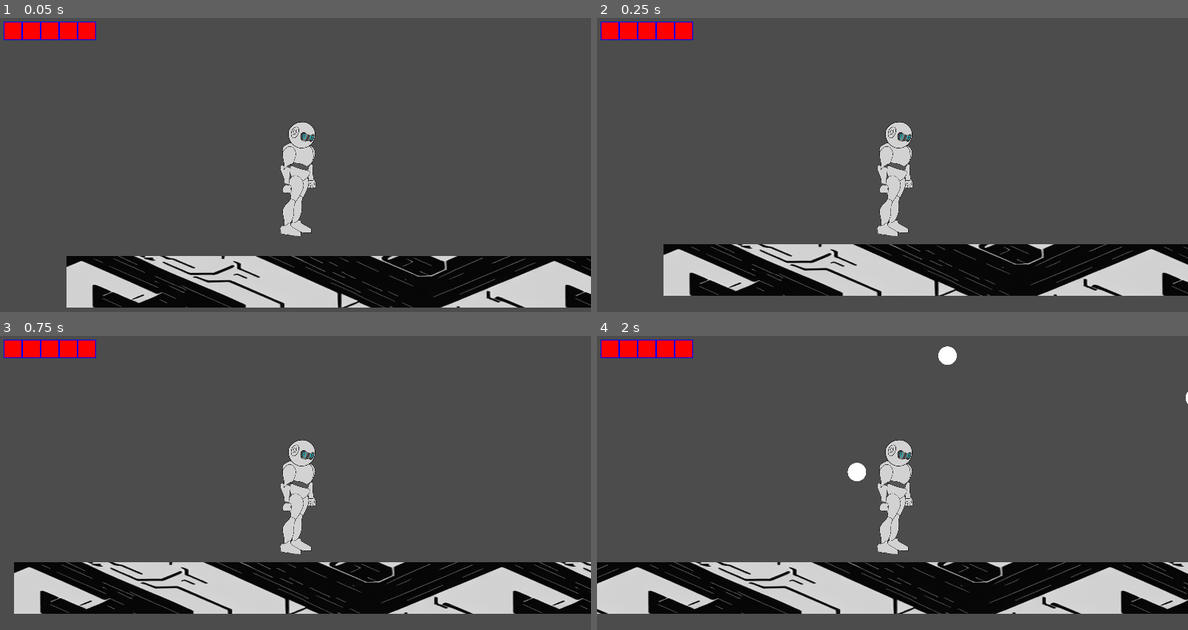
Above: before the commit, frames 1-4 (two rows, left to right).
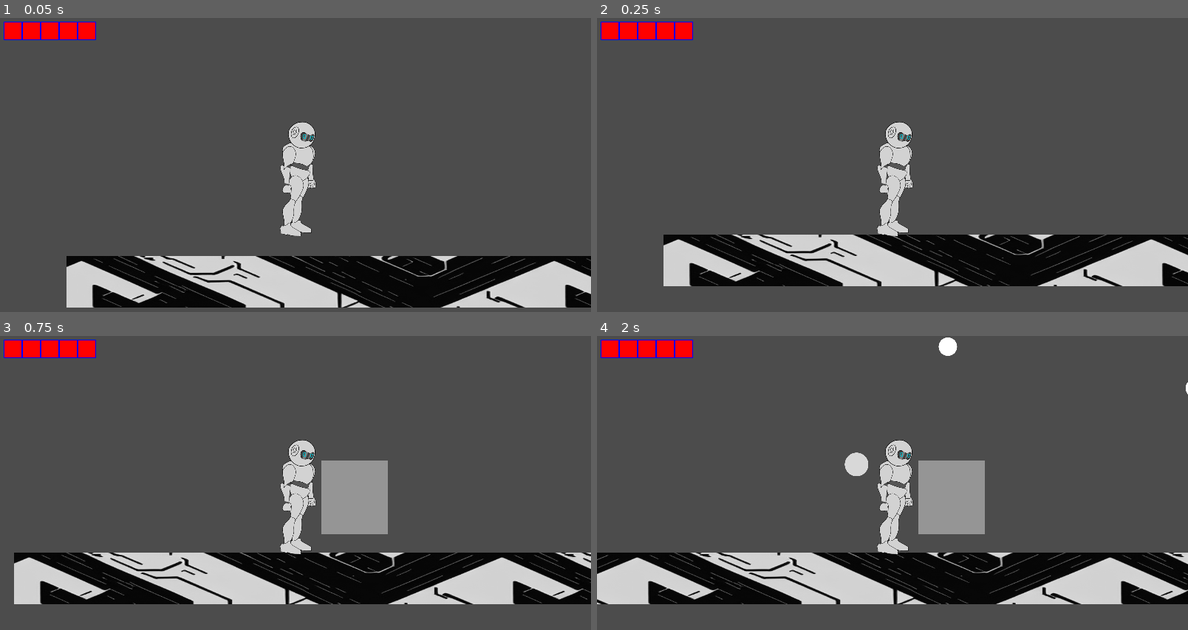
Above: after the commit, the same moments.

Repository: KurzweilTV/AssemblyJam
Game: Godot game, scene res://Test/TestRoom.tscn
Same seed, same stepped clock (60 frames per second), same inputs: the game is played once before the commit and once after it.
Inputs:
- Up to frame 1 (0.05 s): no input
- Up to frame 2 (0.25 s): no input
- Up to frame 3 (0.75 s): tap Enter (ui_accept) at 0.5 s; hold Right (ui_right) from 0.53 s (still down); hold Enter (ui_accept) from 0.53 s (still down)
- Up to frame 4 (2 s): keep holding Right (ui_right); release Enter (ui_accept) at 1.28 s; tap Enter (ui_accept) at 1.35, 1.52, 1.82 s

Frame 1 is identical in both runs. In frame 2, 9.9% of the frame differs, in the area x 11-100%, y 73-95%; in frame 3, 14%; in frame 4, 15%, in the area x 0-100%, y 0-95%.

Commit message:
added first attack + directional player flipping

Diff:
--- a/Enemies/HitBox.gd
+++ b/Enemies/HitBox.gd
@@ -1,15 +1,13 @@
 extends Area2D
-
-var parent = owner as Enemy
 
 
 func _on_HitBox_body_entered(body):
 	assert(body.has_meta("damage"))
-	parent.get_damaged(body.get_meta("damage"))
+	get_parent().get_damaged(body.get_meta("damage"))
 	pass # Replace with function body.
 
 
 func _on_HitBox_area_entered(area):
 	assert(area.has_meta("damage"))
-	parent.get_damaged(area.get_meta("damage"))
+	get_parent().get_damaged(area.get_meta("damage"))
 	pass # Replace with function body.
--- /dev/null
+++ b/Player/HurtBox.gd
@@ -0,0 +1,23 @@
+extends Area2D
+
+
+
+
+func _ready():
+	set_meta("damage",2.0)
+
+
+func swing():
+	if visible:
+		return
+	visible = true
+	get_parent().flipLock = true
+	$CollisionShape2D.set_deferred("disabled",false)
+	$SwingTimer.start()
+	pass
+
+func _on_SwingTimer_timeout():
+	visible = false
+	get_parent().flipLock = false
+	$CollisionShape2D.set_deferred("disabled",true)
+	pass # Replace with function body.
--- a/Player/Player.gd
+++ b/Player/Player.gd
@@ -2,7 +2,25 @@
 
 class_name Player
 
+var flipLock = false # prevents player from flipping when moving
 
 func _ready():
 	GlobalPlayer.set_controller(self)
 	pass
+
+func _process(delta):
+	print(scale)
+	if !flipLock:
+		var direction = int(Input.is_action_pressed("ui_right")) - int(Input.is_action_pressed("ui_left"))
+		if direction !=0:
+			$HurtBox.scale.x = direction
+			$IKPlayer.scale.x = direction
+
+
+
+	pass
+
+
+func _input(event):
+	if event.is_action_pressed("ui_accept"):
+		$HurtBox.swing()
--- a/Player/Player.tscn
+++ b/Player/Player.tscn
@@ -25,10 +25,11 @@
 [ext_resource path="res://Player/Art/ROBO_0000s_0009_LEFT-LOWER-LEG-.png" type="Texture" id=23]
 [ext_resource path="res://Player/Art/ROBO_0000s_0012_LEFT-LOWER-ARM-.png" type="Texture" id=24]
 [ext_resource path="res://UI/UI.tscn" type="PackedScene" id=25]
+[ext_resource path="res://Player/HurtBox.gd" type="Script" id=26]
 
 [sub_resource type="CapsuleShape2D" id=1]
-radius = 30.0
-height = 192.0
+radius = 33.0
+height = 190.0
 
 [sub_resource type="Animation" id=2]
 length = 0.001
@@ -63,7 +64,7 @@
 "times": PoolRealArray( 0 )
 }
 tracks/3/type = "bezier"
-tracks/3/path = NodePath("IKPlayer:scale:x")
+tracks/3/path = NodePath("IKPlayer/hip:position:x")
 tracks/3/interp = 1
 tracks/3/loop_wrap = true
 tracks/3/imported = false
@@ -73,67 +74,75 @@
 "times": PoolRealArray( 0 )
 }
 tracks/4/type = "bezier"
-tracks/4/path = NodePath("IKPlayer:scale:y")
+tracks/4/path = NodePath("IKPlayer/hip:position:y")
 tracks/4/interp = 1
 tracks/4/loop_wrap = true
 tracks/4/imported = false
 tracks/4/enabled = true
 tracks/4/keys = {
-"points": PoolRealArray( 1, -0.25, 0, 0.25, 0 ),
+"points": PoolRealArray( -4, -0.25, 0, 0.25, 0 ),
 "times": PoolRealArray( 0 )
 }
 tracks/5/type = "bezier"
-tracks/5/path = NodePath("IKPlayer/hip:position:x")
+tracks/5/path = NodePath("IKPlayer/hip:rotation_degrees")
 tracks/5/interp = 1
 tracks/5/loop_wrap = true
 tracks/5/imported = false
 tracks/5/enabled = true
 tracks/5/keys = {
-"points": PoolRealArray( 1, -0.25, 0, 0.25, 0 ),
+"points": PoolRealArray( 0, -0.25, 0, 0.25, 0 ),
 "times": PoolRealArray( 0 )
 }
-tracks/6/type = "bezier"
-tracks/6/path = NodePath("IKPlayer/hip:position:y")
+tracks/6/type = "value"
+tracks/6/path = NodePath("IKPlayer/hip/torso/arm_r/arm_r_lower:rotation_degrees")
 tracks/6/interp = 1
 tracks/6/loop_wrap = true
 tracks/6/imported = false
 tracks/6/enabled = true
 tracks/6/keys = {
-"points": PoolRealArray( -4, -0.25, 0, 0.25, 0 ),
-"times": PoolRealArray( 0 )
-}
-tracks/7/type = "bezier"
-tracks/7/path = NodePath("IKPlayer/hip:rotation_degrees")
+"times": PoolRealArray( 0 ),
+"transitions": PoolRealArray( 1 ),
+"update": 0,
+"values": [ 70.2001 ]
+}
+tracks/7/type = "value"
+tracks/7/path = NodePath("IKPlayer/hip/torso/arm_r:rotation_degrees")
 tracks/7/interp = 1
 tracks/7/loop_wrap = true
 tracks/7/imported = false
 tracks/7/enabled = true
 tracks/7/keys = {
-"points": PoolRealArray( 0, -0.25, 0, 0.25, 0 ),
-"times": PoolRealArray( 0 )
-}
-tracks/8/type = "bezier"
-tracks/8/path = NodePath("IKPlayer/hip:scale:x")
+"times": PoolRealArray( 0 ),
+"transitions": PoolRealArray( 1 ),
+"update": 0,
+"values": [ -23.8891 ]
+}
+tracks/8/type = "value"
+tracks/8/path = NodePath("IKPlayer/hip/leg_l/leg_l_lower:rotation_degrees")
 tracks/8/interp = 1
 tracks/8/loop_wrap = true
 tracks/8/imported = false
 tracks/8/enabled = true
 tracks/8/keys = {
-"points": PoolRealArray( 0.5, -0.25, 0, 0.25, 0 ),
-"times": PoolRealArray( 0 )
-}
-tracks/9/type = "bezier"
-tracks/9/path = NodePath("IKPlayer/hip:scale:y")
+"times": PoolRealArray( 0 ),
+"transitions": PoolRealArray( 1 ),
+"update": 0,
+"values": [ -9.86418 ]
+}
+tracks/9/type = "value"
+tracks/9/path = NodePath("IKPlayer/hip/leg_l:rotation_degrees")
 tracks/9/interp = 1
 tracks/9/loop_wrap = true
 tracks/9/imported = false
 tracks/9/enabled = true
 tracks/9/keys = {
-"points": PoolRealArray( 0.5, -0.25, 0, 0.25, 0 ),
-"times": PoolRealArray( 0 )
+"times": PoolRealArray( 0 ),
+"transitions": PoolRealArray( 1 ),
+"update": 0,
+"values": [ -352.337 ]
 }
 tracks/10/type = "value"
-tracks/10/path = NodePath("IKPlayer/hip/torso/arm_r/arm_r_lower:rotation_degrees")
+tracks/10/path = NodePath("IKPlayer/hip/leg_l/leg_l_lower/foot_l:rotation_degrees")
 tracks/10/interp = 1
 tracks/10/loop_wrap = true
 tracks/10/imported = false
@@ -142,10 +151,10 @@
 "times": PoolRealArray( 0 ),
 "transitions": PoolRealArray( 1 ),
 "update": 0,
-"values": [ 70.2001 ]
+"values": [ 5.80072 ]
 }
 tracks/11/type = "value"
-tracks/11/path = NodePath("IKPlayer/hip/torso/arm_r:rotation_degrees")
+tracks/11/path = NodePath("IKPlayer/hip/leg_l/leg_l_lower/foot_l/end:rotation_degrees")
 tracks/11/interp = 1
 tracks/11/loop_wrap = true
 tracks/11/imported = false
@@ -154,10 +163,10 @@
 "times": PoolRealArray( 0 ),
 "transitions": PoolRealArray( 1 ),
 "update": 0,
-"values": [ -23.8891 ]
+"values": [ 0.0 ]
 }
 tracks/12/type = "value"
-tracks/12/path = NodePath("IKPlayer/hip/leg_l/leg_l_lower:rotation_degrees")
+tracks/12/path = NodePath("IKPlayer/hip/leg_r:rotation_degrees")
 tracks/12/interp = 1
 tracks/12/loop_wrap = true
 tracks/12/imported = false
@@ -166,10 +175,10 @@
 "times": PoolRealArray( 0 ),
 "transitions": PoolRealArray( 1 ),
 "update": 0,
-"values": [ -9.86418 ]
+"values": [ -12.8735 ]
 }
 tracks/13/type = "value"
-tracks/13/path = NodePath("IKPlayer/hip/leg_l:rotation_degrees")
+tracks/13/path = NodePath("IKPlayer/hip/torso/arm_r/arm_r_lower/hand_r:rotation_degrees")
 tracks/13/interp = 1
 tracks/13/loop_wrap = true
 tracks/13/imported = false
@@ -178,10 +187,10 @@
 "times": PoolRealArray( 0 ),
 "transitions": PoolRealArray( 1 ),
 "update": 0,
-"values": [ -352.337 ]
+"values": [ 6.31713 ]
 }
 tracks/14/type = "value"
-tracks/14/path = NodePath("IKPlayer/hip/leg_l/leg_l_lower/foot_l:rotation_degrees")
+tracks/14/path = NodePath("IKPlayer/hip/leg_r/leg_r_lower/foot_r:rotation_degrees")
 tracks/14/interp = 1
 tracks/14/loop_wrap = true
 tracks/14/imported = false
@@ -190,10 +199,10 @@
 "times": PoolRealArray( 0 ),
 "transitions": PoolRealArray( 1 ),
 "update": 0,
-"values": [ 5.80072 ]
+"values": [ 11.7607 ]
 }
 tracks/15/type = "value"
-tracks/15/path = NodePath("IKPlayer/hip/leg_l/leg_l_lower/foot_l/end:rotation_degrees")
+tracks/15/path = NodePath("IKPlayer/hip/leg_r/leg_r_lower:rotation_degrees")
 tracks/15/interp = 1
 tracks/15/loop_wrap = true
 tracks/15/imported = false
@@ -202,10 +211,10 @@
 "times": PoolRealArray( 0 ),
 "transitions": PoolRealArray( 1 ),
 "update": 0,
-"values": [ 0.0 ]
+"values": [ 5.87606 ]
 }
 tracks/16/type = "value"
-tracks/16/path = NodePath("IKPlayer/hip/leg_r:rotation_degrees")
+tracks/16/path = NodePath("IKPlayer/hip/torso/arm_r/arm_r_lower/hand_r/end:rotation_degrees")
 tracks/16/interp = 1
 tracks/16/loop_wrap = true
 tracks/16/imported = false
@@ -214,10 +223,10 @@
 "times": PoolRealArray( 0 ),
 "transitions": PoolRealArray( 1 ),
 "update": 0,
-"values": [ -12.8735 ]
+"values": [ 0.0 ]
 }
 tracks/17/type = "value"
-tracks/17/path = NodePath("IKPlayer/hip/torso/arm_r/arm_r_lower/hand_r:rotation_degrees")
+tracks/17/path = NodePath("IKPlayer/hip/torso/arm_l/arm_l_lower/hand_l/end:rotation_degrees")
 tracks/17/interp = 1
 tracks/17/loop_wrap = true
 tracks/17/imported = false
@@ -226,10 +235,10 @@
 "times": PoolRealArray( 0 ),
 "transitions": PoolRealArray( 1 ),
 "update": 0,
-"values": [ 6.31713 ]
+"values": [ 0.0 ]
 }
 tracks/18/type = "value"
-tracks/18/path = NodePath("IKPlayer/hip/leg_r/leg_r_lower/foot_r:rotation_degrees")
+tracks/18/path = NodePath("IKPlayer/hip/torso/arm_l/arm_l_lower/hand_l:rotation_degrees")
 tracks/18/interp = 1
 tracks/18/loop_wrap = true
 tracks/18/imported = false
@@ -238,10 +247,10 @@
 "times": PoolRealArray( 0 ),
 "transitions": PoolRealArray( 1 ),
 "update": 0,
-"values": [ 11.7607 ]
+"values": [ 7.67527 ]
 }
 tracks/19/type = "value"
-tracks/19/path = NodePath("IKPlayer/hip/leg_r/leg_r_lower:rotation_degrees")
+tracks/19/path = NodePath("IKPlayer/hip/torso/arm_l/arm_l_lower:rotation_degrees")
 tracks/19/interp = 1
 tracks/19/loop_wrap = true
 tracks/19/imported = false
@@ -250,10 +259,10 @@
 "times": PoolRealArray( 0 ),
 "transitions": PoolRealArray( 1 ),
 "update": 0,
-"values": [ 5.87606 ]
+"values": [ 5.6984 ]
 }
 tracks/20/type = "value"
-tracks/20/path = NodePath("IKPlayer/hip/torso/arm_r/arm_r_lower/hand_r/end:rotation_degrees")
+tracks/20/path = NodePath("IKPlayer/hip/torso/arm_l:rotation_degrees")
 tracks/20/interp = 1
 tracks/20/loop_wrap = true
 tracks/20/imported = false
@@ -262,10 +271,10 @@
 "times": PoolRealArray( 0 ),
 "transitions": PoolRealArray( 1 ),
 "update": 0,
-"values": [ 0.0 ]
+"values": [ 2.33172 ]
 }
 tracks/21/type = "value"
-tracks/21/path = NodePath("IKPlayer/hip/torso/arm_l/arm_l_lower/hand_l/end:rotation_degrees")
+tracks/21/path = NodePath("IKPlayer/hip/torso:rotation_degrees")
 tracks/21/interp = 1
 tracks/21/loop_wrap = true
 tracks/21/imported = false
@@ -277,7 +286,7 @@
 "values": [ 0.0 ]
 }
 tracks/22/type = "value"
-tracks/22/path = NodePath("IKPlayer/hip/torso/arm_l/arm_l_lower/hand_l:rotation_degrees")
+tracks/22/path = NodePath("IKPlayer/hip/torso/head/end:rotation_degrees")
 tracks/22/interp = 1
 tracks/22/loop_wrap = true
 tracks/22/imported = false
@@ -286,10 +295,10 @@
 "times": PoolRealArray( 0 ),
 "transitions": PoolRealArray( 1 ),
 "update": 0,
-"values": [ 7.67527 ]
+"values": [ 0.0 ]
 }
 tracks/23/type = "value"
-tracks/23/path = NodePath("IKPlayer/hip/torso/arm_l/arm_l_lower:rotation_degrees")
+tracks/23/path = NodePath("IKPlayer/hip/torso/head:rotation_degrees")
 tracks/23/interp = 1
 tracks/23/loop_wrap = true
 tracks/23/imported = false
@@ -298,63 +307,15 @@
 "times": PoolRealArray( 0 ),
 "transitions": PoolRealArray( 1 ),
 "update": 0,
-"values": [ 5.6984 ]
+"values": [ -3.36844 ]
 }
 tracks/24/type = "value"
-tracks/24/path = NodePath("IKPlayer/hip/torso/arm_l:rotation_degrees")
+tracks/24/path = NodePath("IKPlayer/hip/leg_r/leg_r_lower/foot_r/end:rotation_degrees")
 tracks/24/interp = 1
 tracks/24/loop_wrap = true
 tracks/24/imported = false
 tracks/24/enabled = true
 tracks/24/keys = {
-"times": PoolRealArray( 0 ),
-"transitions": PoolRealArray( 1 ),
-"update": 0,
-"values": [ 2.33172 ]
-}
-tracks/25/type = "value"
-tracks/25/path = NodePath("IKPlayer/hip/torso:rotation_degrees")
-tracks/25/interp = 1
-tracks/25/loop_wrap = true
-tracks/25/imported = false
-tracks/25/enabled = true
-tracks/25/keys = {
-"times": PoolRealArray( 0 ),
-"transitions": PoolRealArray( 1 ),
-"update": 0,
-"values": [ 0.0 ]
-}
-tracks/26/type = "value"
-tracks/26/path = NodePath("IKPlayer/hip/torso/head/end:rotation_degrees")
-tracks/26/interp = 1
-tracks/26/loop_wrap = true
-tracks/26/imported = false
-tracks/26/enabled = true
-tracks/26/keys = {
-"times": PoolRealArray( 0 ),
-"transitions": PoolRealArray( 1 ),
-"update": 0,
-"values": [ 0.0 ]
-}
-tracks/27/type = "value"
-tracks/27/path = NodePath("IKPlayer/hip/torso/head:rotation_degrees")
-tracks/27/interp = 1
-tracks/27/loop_wrap = true
-tracks/27/imported = false
-tracks/27/enabled = true
-tracks/27/keys = {
-"times": PoolRealArray( 0 ),
-"transitions": PoolRealArray( 1 ),
-"update": 0,
-"values": [ -3.36844 ]
-}
-tracks/28/type = "value"
-tracks/28/path = NodePath("IKPlayer/hip/leg_r/leg_r_lower/foot_r/end:rotation_degrees")
-tracks/28/interp = 1
-tracks/28/loop_wrap = true
-tracks/28/imported = false
-tracks/28/enabled = true
-tracks/28/keys = {
 "times": PoolRealArray( 0 ),
 "transitions": PoolRealArray( 1 ),
 "update": 0,
@@ -884,30 +845,13 @@
 "points": PoolRealArray( -4.73991, -0.25, 0, 0.25, 0 ),
 "times": PoolRealArray( 0 )
 }
-tracks/3/type = "bezier"
-tracks/3/path = NodePath("IKPlayer:scale:x")
-tracks/3/interp = 1
-tracks/3/loop_wrap = true
-tracks/3/imported = false
-tracks/3/enabled = true
-tracks/3/keys = {
-"points": PoolRealArray( 1, -0.25, 0, 0.25, 0 ),
-"times": PoolRealArray( 0 )
-}
-tracks/4/type = "bezier"
-tracks/4/path = NodePath("IKPlayer:scale:y")
-tracks/4/interp = 1
-tracks/4/loop_wrap = true
-tracks/4/imported = false
-tracks/4/enabled = true
-tracks/4/keys = {
-"points": PoolRealArray( 1, -0.25, 0, 0.25, 0 ),
-"times": PoolRealArray( 0 )
-}
 
 [sub_resource type="CapsuleShape2D" id=6]
 radius = 48.0
 height = 144.0
+
+[sub_resource type="RectangleShape2D" id=7]
+extents = Vector2( 80, 80 )
 
 [node name="Player" type="KinematicBody2D" groups=["Player"]]
 collision_layer = 2
@@ -1098,8 +1042,7 @@
 current = true
 
 [node name="CollisionShape2D" type="CollisionShape2D" parent="."]
-visible = false
-position = Vector2( -1, -105 )
+position = Vector2( 0, -128 )
 shape = SubResource( 1 )
 
 [node name="StateMachine" type="Node" parent="."]
@@ -1124,19 +1067,12 @@
 [node name="Jump" type="Node" parent="StateMachine/Move"]
 script = ExtResource( 9 )
 
-[node name="Label" type="Label" parent="."]
-visible = false
-margin_left = -24.0
-margin_top = -72.0
-margin_right = 16.0
-margin_bottom = -58.0
-
 [node name="Label2" type="Label" parent="."]
 visible = false
-margin_left = -16.0
-margin_top = -96.0
-margin_right = 24.0
-margin_bottom = -82.0
+margin_left = -8.0
+margin_top = -264.0
+margin_right = 32.0
+margin_bottom = -250.0
 
 [node name="AnimationPlayer" type="AnimationPlayer" parent="."]
 anims/RESET = SubResource( 2 )
@@ -1150,4 +1086,27 @@
 position = Vector2( 0, -120 )
 shape = SubResource( 6 )
 
+[node name="HurtBox" type="Area2D" parent="."]
+visible = false
+position = Vector2( 0, -120 )
+collision_layer = 4
+collision_mask = 8
+script = ExtResource( 26 )
+
+[node name="CollisionShape2D" type="CollisionShape2D" parent="HurtBox"]
+position = Vector2( 120, 0 )
+shape = SubResource( 7 )
+disabled = true
+
+[node name="Polygon2D" type="Polygon2D" parent="HurtBox"]
+position = Vector2( 120, 0 )
+color = Color( 1, 1, 1, 0.411765 )
+polygon = PoolVector2Array( 80, -80, 80, 80, -64, 80, -64, -80 )
+
+[node name="SwingTimer" type="Timer" parent="HurtBox"]
+wait_time = 0.4
+one_shot = true
+
+[connection signal="timeout" from="HurtBox/SwingTimer" to="HurtBox" method="_on_SwingTimer_timeout"]
+
 [editable path="HitBox"]
--- a/Resources/StateMachine/StateMachine.gd
+++ b/Resources/StateMachine/StateMachine.gd
@@ -27,8 +27,7 @@
 	yeet_state()
 	state = get_node(targetState) as State
 	activate_state(msg)
-	print("changed to: ",state.name)
-	$"../Label".text = state.name
+
 
 
 func activate_state(msg = {}):
Not shown: 1 places in Player/Player.tscn that only renumber resources
